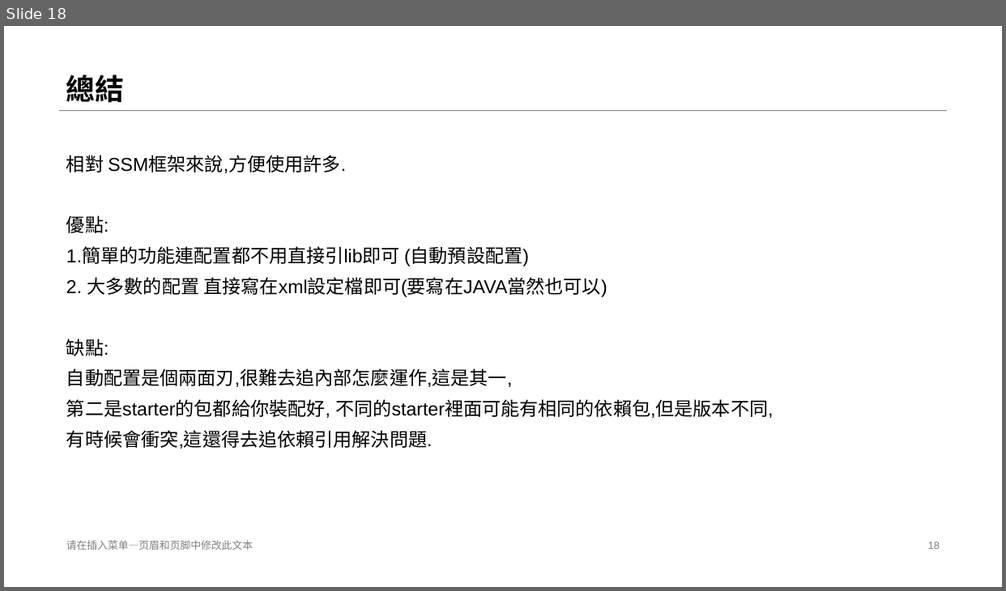
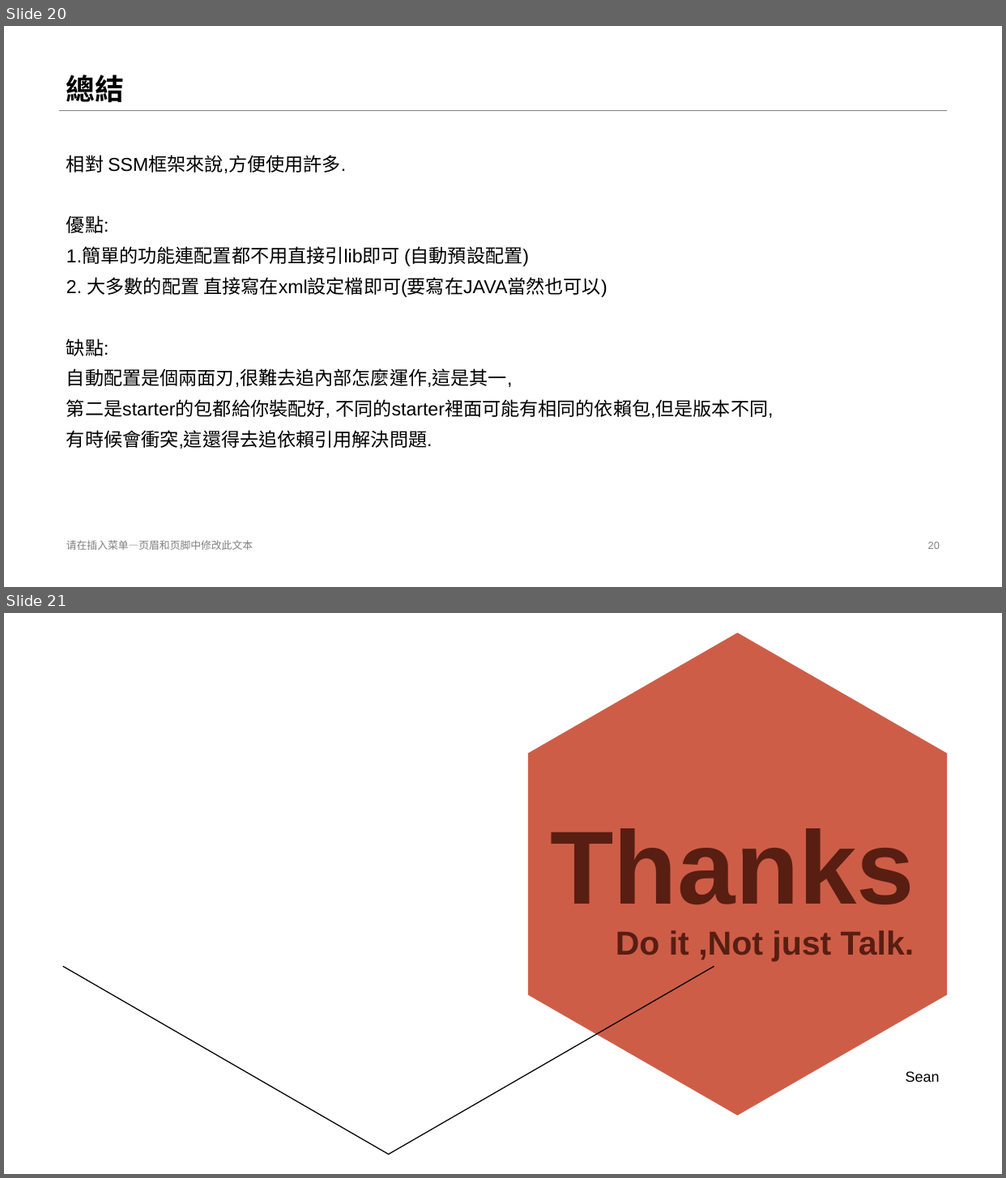
Before and after one commit to stereo720712/2021_Spring_Cloud_ReParctice, a slide deck: Spring_boot_introduce/Spring Boot Introduce.pptx. Shown one above the other, each under a label of ours: slide 18 before the commit, slides 20 and 21 after it. The pictures are 1006x591 and 1006x1178 pixels, drawn with LibreOffice and Linux fonts; fonts in the diff are those of the drawing; background and template pictures are left out. Boxes give left, top, right and bottom in pixels: in the first picture for what was removed or moved away, otherwise in the second. Text is boxed around its words. In the diff, an @@ line names an element or a change of style, - is before the commit and + after.

```diff
--- a/Spring_boot_introduce/Spring Boot Introduce.pptx
+++ b/Spring_boot_introduce/Spring Boot Introduce.pptx
@@ slide 21 added at [4, 613, 1002, 1174], background #FFFFFF @@
@@ freeform shape added at [528, 632, 948, 1115], fill #CE5D47 @@
@@ title added at [551, 828, 914, 962], 32 pt, text #581F12, bold @@
+Tha nks
+Do it ,Not just Talk.
@@ freeform shape added at [63, 966, 714, 1154], outline #000000 1 pt @@
@@ text added at [906, 1071, 940, 1082], 14 pt, text #000000 @@
+Sean
@@ what was slide 18 is now slide 20 @@
@@ page number at [928, 542, 940, 549]: text changed @@
-18
+20
```
Also in this commit, not shown: 9 slides changed, 2 other slides added, 1 slide removed.
